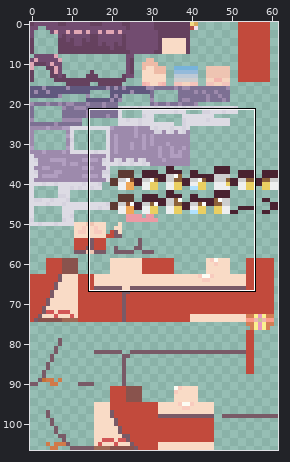
Edited in one commit: sprite sheet (textures/main.png). The picture above shows the old version from afar; the outline marks the close-up.
Close-up. The starting point:
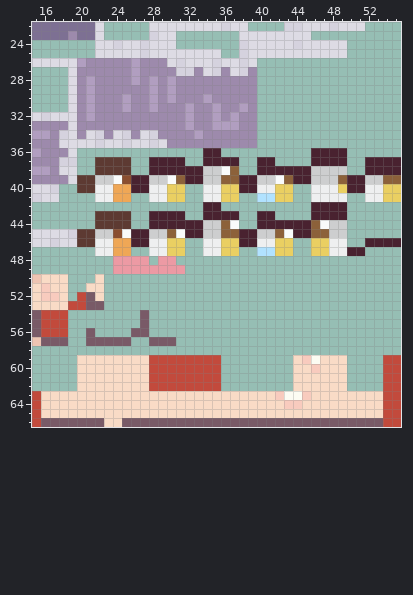
The file is 62x107 pixels. Colours within 5 levels of each other are drawn and written as one. Shown: x 15..55, y 22..66.
After the commit:
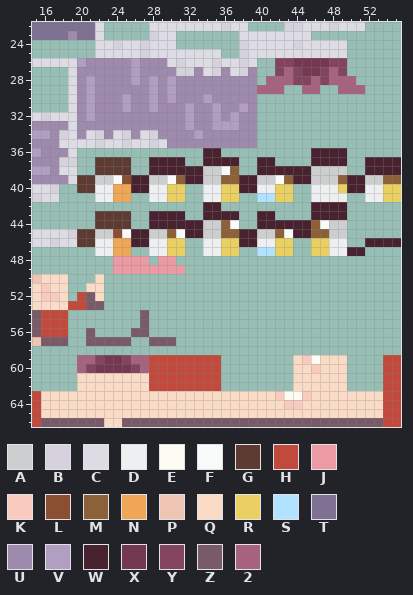
Palette (. is transparent): A #cdcecf  B #d5d2de  C #dddbe4  D #eeeff0  E #fcfcf3  F #f9fbfb  G #5d3a32  H #c24a3c  J #ec9aa4  K #f8cbbe  L #8a4e30  M #8c613a  N #efa756  P #eec4b2  Q #f9dbc6  R #eacf62  S #b1e2ff  T #7d7093  U #9d8aac  V #b19ec0  W #492230  X #743851  Y #834460  Z #795a67  2 #a7627f
The exact change:
y 26: x 42..49 ........ -> YYXXXXYY
y 27: x 42..49 ........ -> Y2YXXY2Y
y 28: x 41..50 .......... -> 222YY2Y222
y 29: x 40..42 ... -> 222; x 45..46 .. -> 22; x 49..51 ... -> 222
y 59: x 20..27 QQQQQQQQ -> 22YXXY22
y 60: x 20..27 QQQQQQQQ -> 2YXXXXY2
Where, in picture pixels (left, top, right, bottom), the same in both close-ups:
added: (257, 58, 365, 94)
changed: (77, 355, 149, 373)
